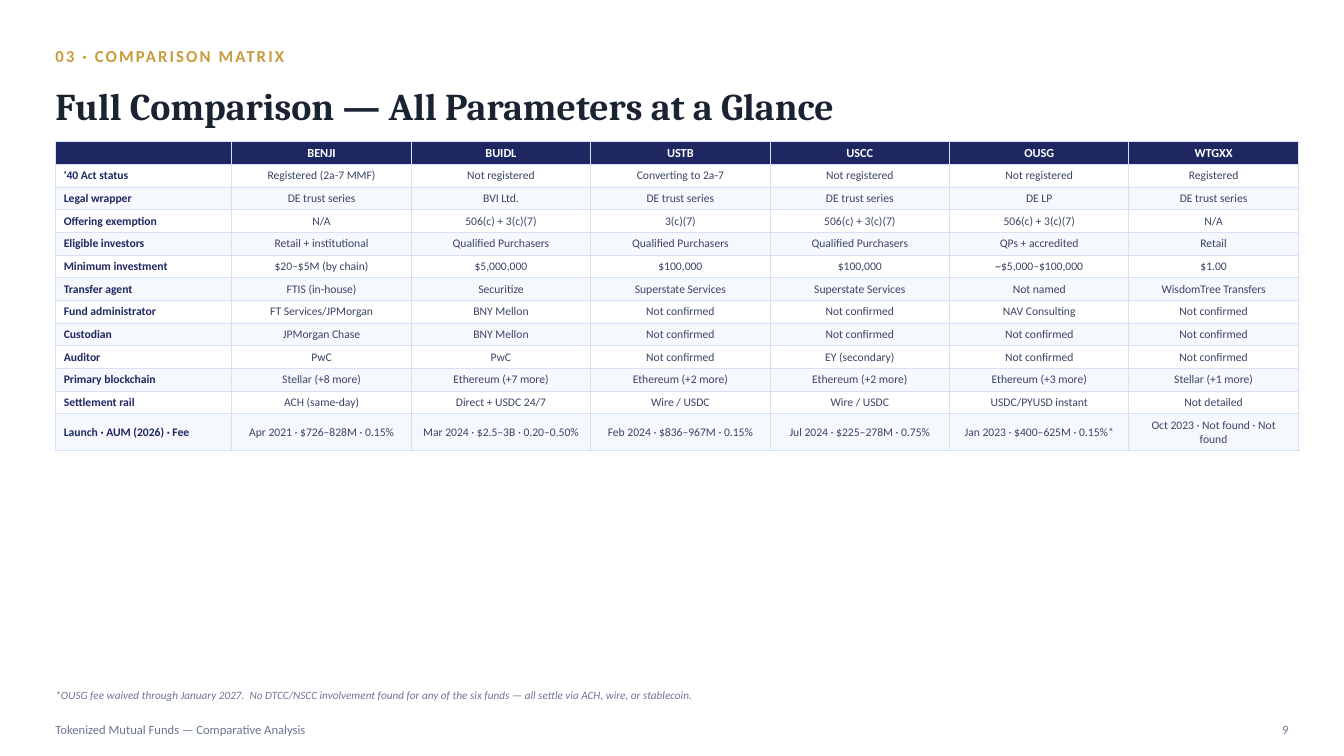
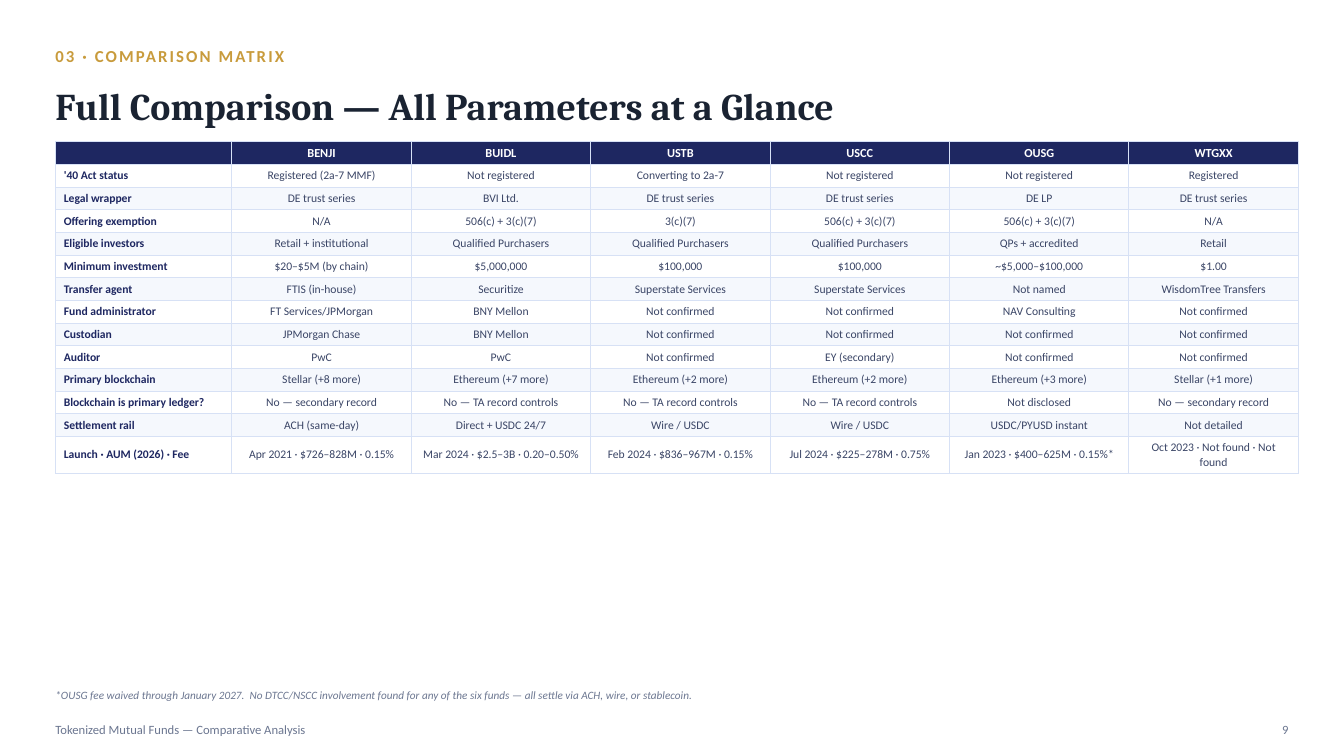
Before and after one commit to vinayak99-ai/tawork, a slide deck: slide 9 of docs/presentations/Tokenized_Funds_Comparative_Analysis.pptx. Drawn at 1344x756 pixels with LibreOffice and Linux fonts; fonts in the diff are those of the drawing. Boxes give left, top, right and bottom in pixels: in the first picture for what was removed or moved away, otherwise in the second. Text is boxed around its words. In the diff, an @@ line names an element or a change of style, - is before the commit and + after.

```diff
--- a/docs/presentations/Tokenized_Funds_Comparative_Analysis.pptx
+++ b/docs/presentations/Tokenized_Funds_Comparative_Analysis.pptx
@@ table at <box>55,141,1299,470</box> @@
+row 12: Blockchain is primary ledger? | No — secondary record | No — TA record controls | No — TA record controls | No — TA record controls | Not disclosed | No — secondary record
```
